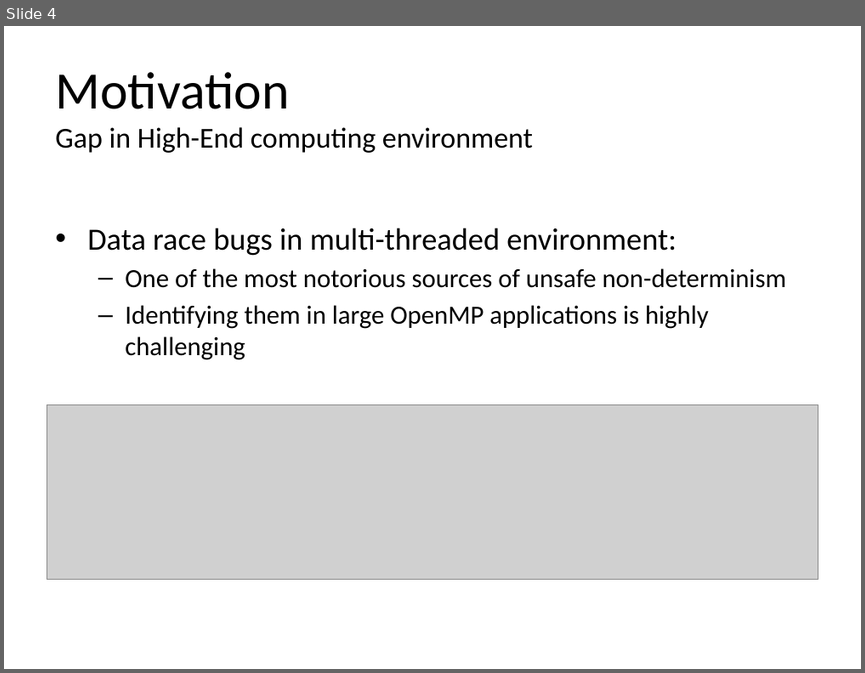
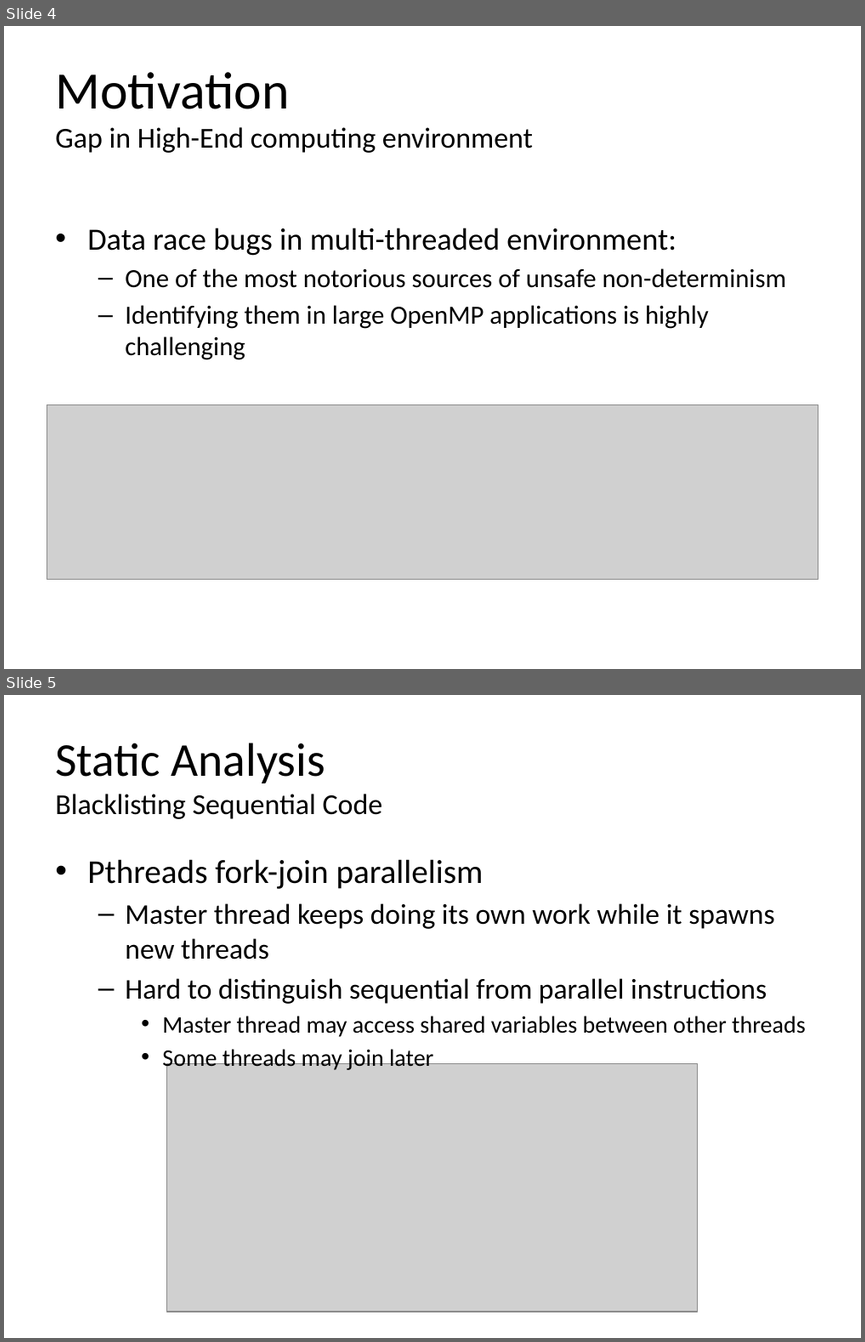
Before and after one commit to simoatze/oral_qualifier, a slide deck: presentation/presentation.pptx. Shown one above the other, each under a label of ours: slide 4 before the commit, slides 4 and 5 after it. The pictures are 865x673 and 865x1342 pixels, drawn with LibreOffice and Linux fonts; fonts in the diff are those of the drawing; grey boxes stand for pictures. Boxes give left, top, right and bottom in pixels: in the first picture for what was removed or moved away, otherwise in the second. Text is boxed around its words. In the diff, an @@ line names an element or a change of style, - is before the commit and + after.

```diff
--- a/presentation/presentation.pptx
+++ b/presentation/presentation.pptx
@@ slide 5 added at [4, 695, 861, 1338], background #FFFFFF @@
@@ title added at [55, 743, 383, 819], 24.3 pt, text #000000 @@
+Static Analysis
+Blacklisting Sequential Code
@@ text added at [87, 859, 806, 1072], 24 pt, text #000000 @@
+• Pthreads fork-join parallelism
+  – Master thread keeps doing its own work while it spawns new threads
+  – Hard to distinguish sequential from parallel instructions
+    • Master thread may access shared variables between other threads
+    • Some threads may join later
@@ picture added at [167, 1063, 698, 1311] @@
```
Also in this commit, not shown: 2 other slides added, 1 slide removed, 3 other files.
